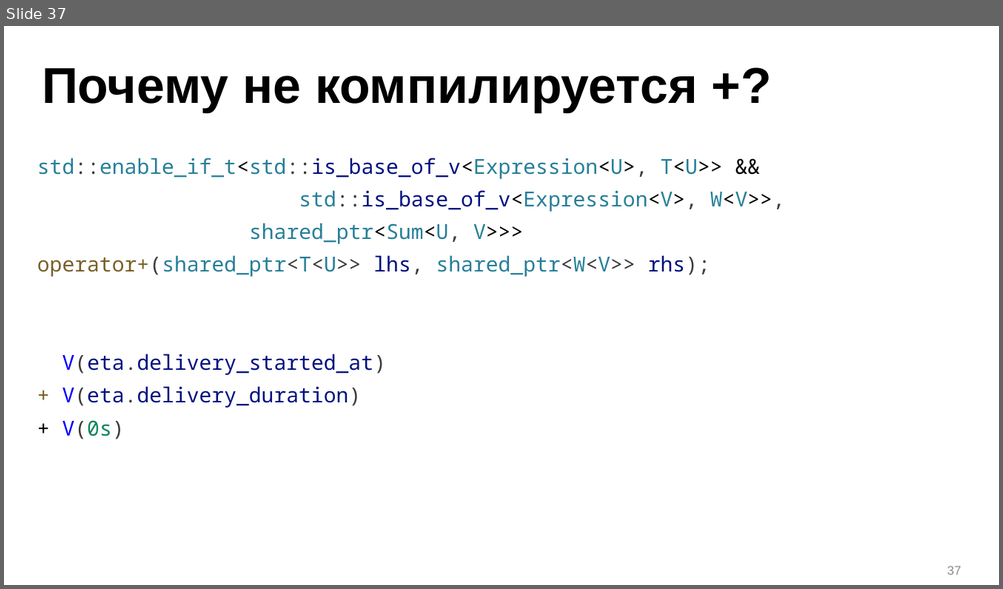
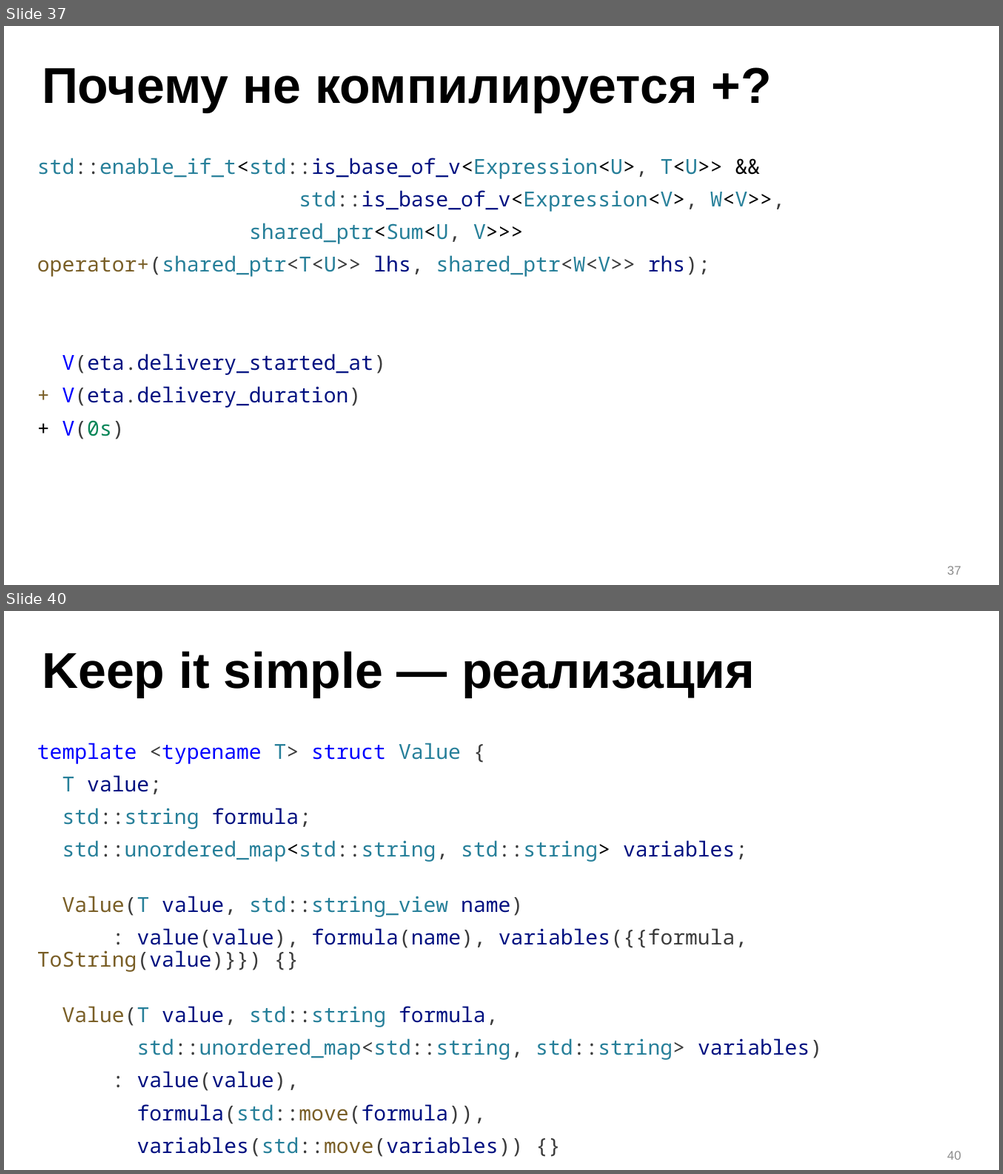
Before and after one commit to ishfb/zcc23, a slide deck: slides_new.pptx. Shown one above the other, each under a label of ours: slide 37 before the commit, slides 37 and 40 after it; the slides between them are not shown. The pictures are 1003x589 and 1003x1174 pixels, drawn with LibreOffice and Linux fonts; fonts in the diff are those of the drawing. Boxes give left, top, right and bottom in pixels: in the first picture for what was removed or moved away, otherwise in the second. Text is boxed around its words. In the diff, an @@ line names an element or a change of style, - is before the commit and + after.

```diff
--- a/slides_new.pptx
+++ b/slides_new.pptx
@@ slide 40 added at box(4, 611, 999, 1170), background #FFFFFF @@
@@ title added at box(42, 651, 754, 698), 48.6 pt, text #000000, bold @@
+Keep it simple — реализация
@@ text added at box(37, 743, 822, 1157), 20 pt, text #001080 @@
+template <typename T> struct Value {
+T value;
+std::string formula;
+std::unordered_map<std::string, std::string> variables;
+Value(T value, std::string_view name)
+: value(value), formula(name), variables({{formula, ToString(value)}}) {}
+Value(T value, std::string formula,
+std::unordered_map<std::string, std::string> variables)
+: value(value),
+formula(std::move(formula)),
+variables(std::move(variables)) {}
@@ page number added at box(947, 1151, 961, 1160), 12 pt, text #8C8C8C @@
+40
```
Also in this commit, not shown: 10 other slides added.
